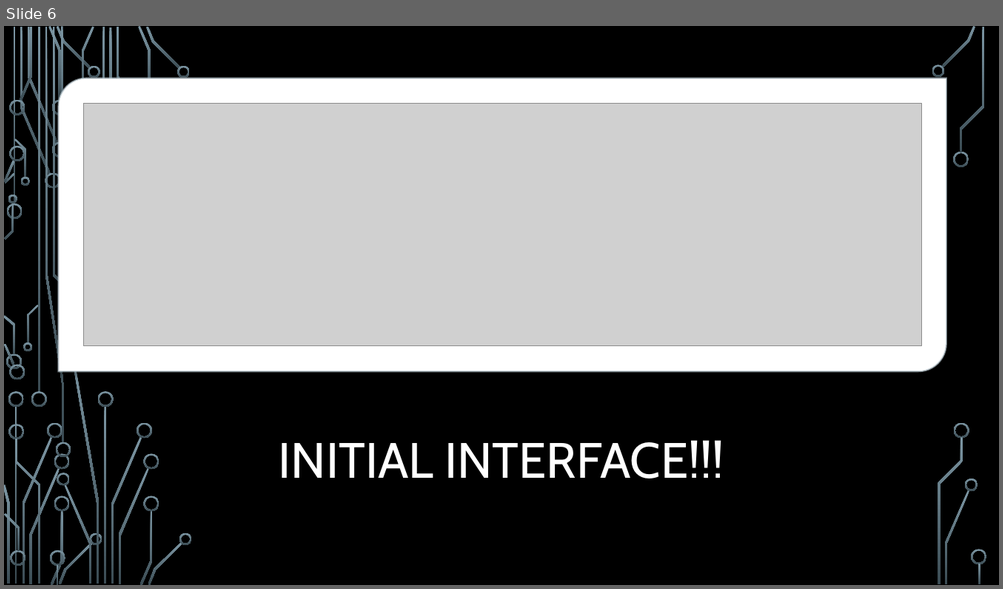
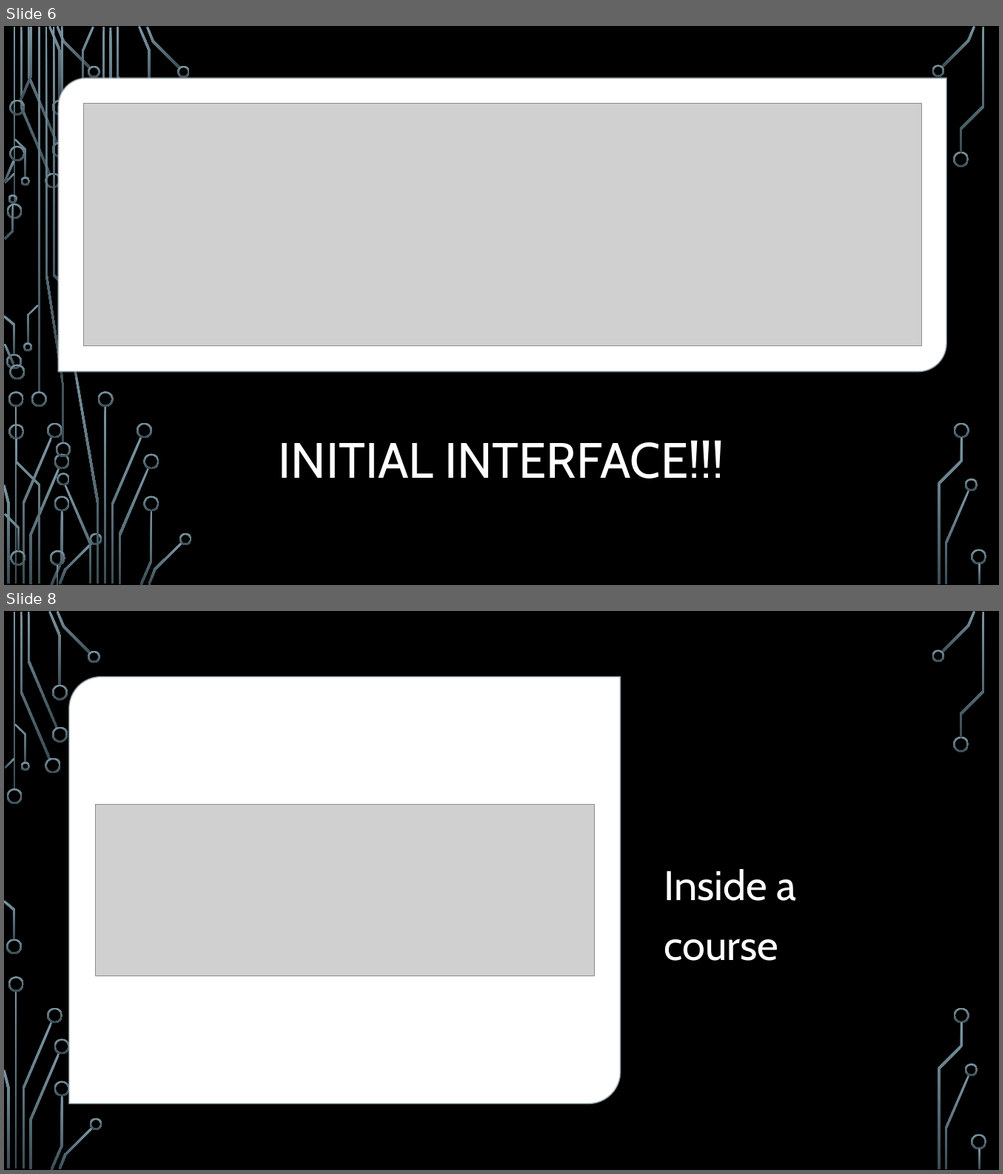
Before and after one commit to ourarash/EE599_SP2020_Final_Project, a slide deck: Student Record Manager System.pptx. Shown one above the other, each under a label of ours: slide 6 before the commit, slides 6 and 8 after it; the slides between them are not shown. The pictures are 1003x589 and 1003x1174 pixels, drawn with LibreOffice and Linux fonts; fonts in the diff are those of the drawing; grey boxes stand for pictures; background and template pictures are left out. Boxes give left, top, right and bottom in pixels: in the first picture for what was removed or moved away, otherwise in the second. Text is boxed around its words. In the diff, an @@ line names an element or a change of style, - is before the commit and + after.

```diff
--- a/Student Record Manager System.pptx
+++ b/Student Record Manager System.pptx
@@ slide 8 added at <box>4,611,999,1170</box>, background picture (left out); not listed: 36 template elements that a slide beside it also shows @@
@@ round diag rect added at <box>69,677,620,1103</box>, fill #FFFFFF, outline #B0C0C8 1.5 pt @@
@@ picture added at <box>95,804,594,977</box> @@
@@ text added at <box>663,869,797,961</box>, 40 pt, text #FFFFFF @@
+Inside a course
```
Also in this commit, not shown: 9 other slides added, 1 slide removed, 10 other files.
